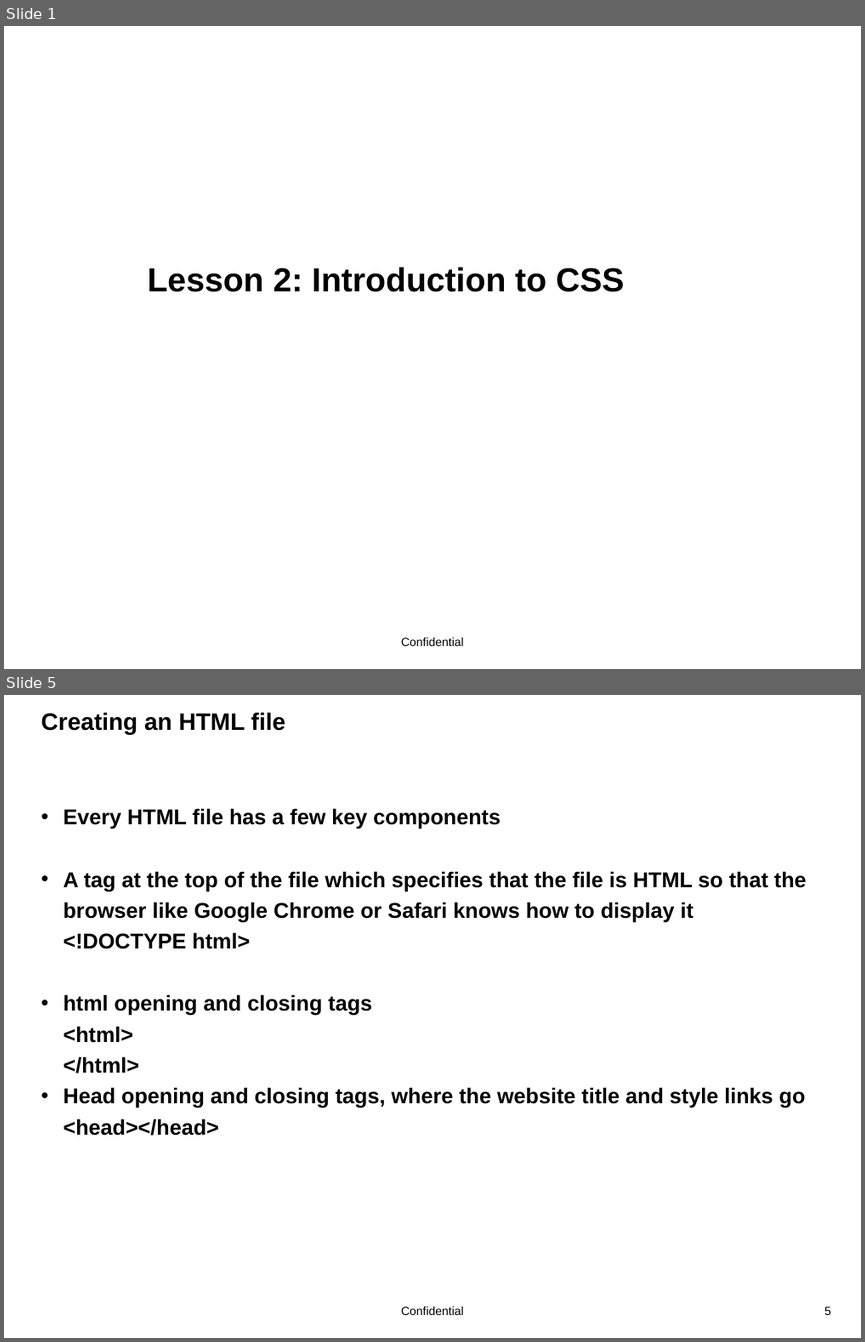
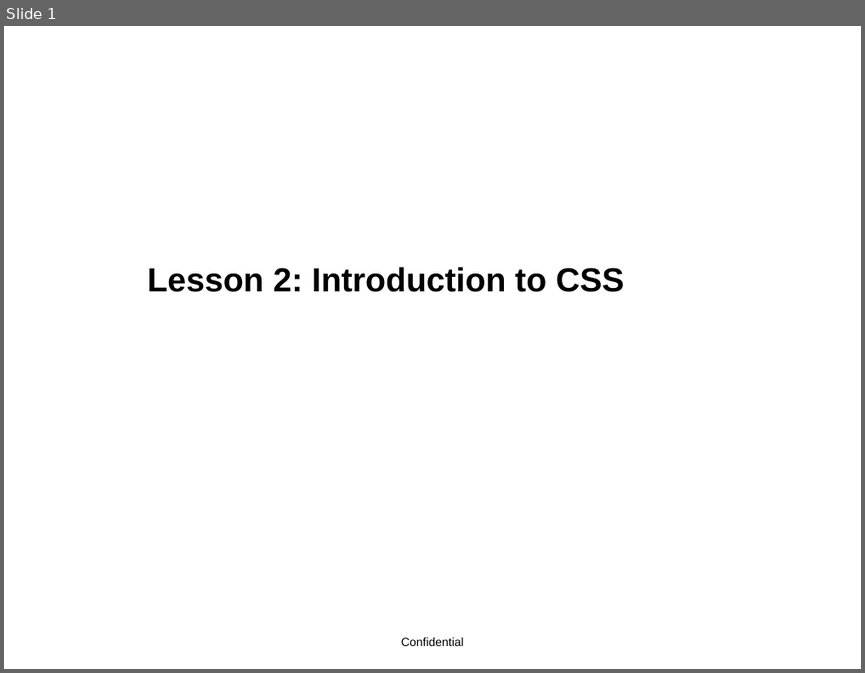
Before and after one commit to zbolmb/C1CodersCurriculum, a slide deck: lessons/lesson2/lesson2.pptx. Shown one above the other, each under a label of ours: slides 1 and 5 before the commit, slide 1 after it; the slides between them are not shown. The pictures are 865x1342 and 865x673 pixels, drawn with LibreOffice and Linux fonts; fonts in the diff are those of the drawing; background and template pictures are left out. Boxes give left, top, right and bottom in pixels: in the first picture for what was removed or moved away, otherwise in the second. Text is boxed around its words. In the diff, an @@ line names an element or a change of style, - is before the commit and + after.

```diff
--- a/lessons/lesson2/lesson2.pptx
+++ b/lessons/lesson2/lesson2.pptx
@@ slide 5 removed at [4, 695, 861, 1338], background #FFFFFF; not listed: 1 template element that a slide beside it also shows @@
@@ title removed at [41, 712, 285, 734] @@
-Creating an HTML file
@@ text removed at [64, 808, 806, 1135] @@
-• Every HTML file has a few key components
-• A tag at the top of the file which specifies that the file is HTML so that the browser like Google Chrome or Safari knows how to display it
-  <!DOCTYPE html>
-• html opening and closing tags
-  <html>
-  </html>
-• Head opening and closing tags, where the website title and style links go
-  <head></head>
@@ page number removed at [824, 1306, 831, 1315] @@
-5
```
Also in this commit, not shown: 2 slides changed, 3 slides added, 3 other slides removed, 1 other file.
